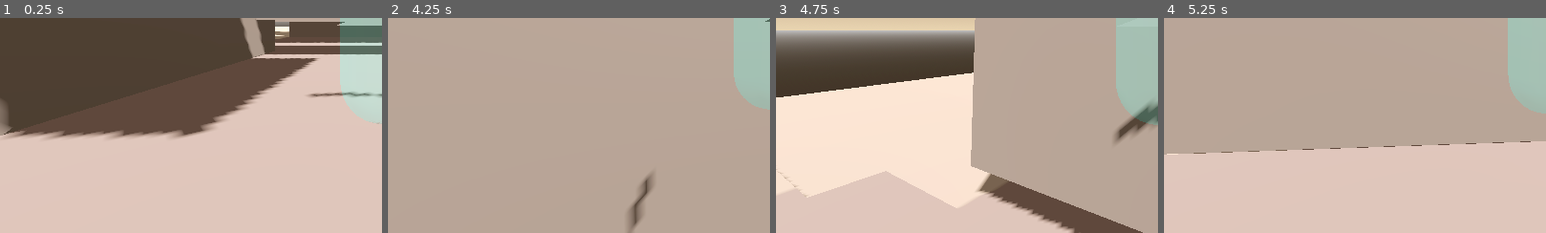
Above: before the commit, frames 1-4 (left to right).
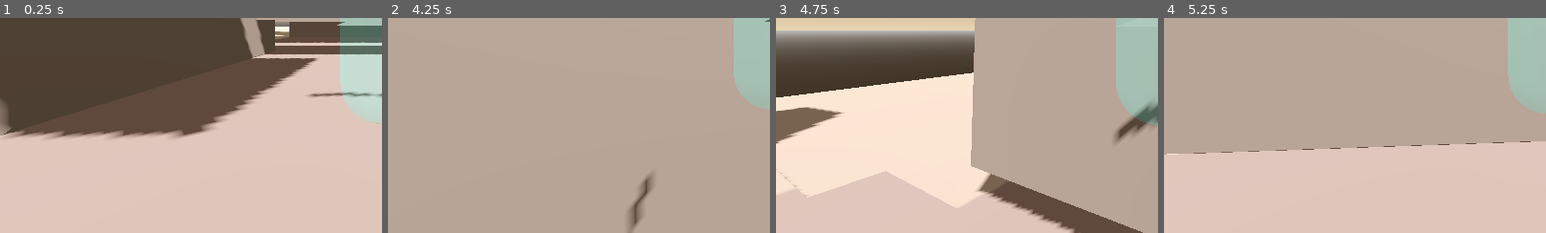
Above: after the commit, the same moments.

Repository: imawormeater/sorakaiquest
Game: Godot game, scene res://scenes/app.tscn
Same seed, same stepped clock (60 frames per second), same inputs: the game is played once before the commit and once after it.
Inputs (mouse positions are % of the whole screen's width and height, from its top left):
- Up to frame 1 (0.25 s): no input
- Up to frame 2 (4.25 s): move the mouse to (55, 50) at 0.52 s; hold W (movement_up) from 0.53 s (still down); tap Mouse wheel down (mw_down) at 0.6, 2.1, 3.6 s; tap Space (movement_jump) at 0.77, 1.52, 3.02, 3.77 s; move the mouse to (45, 50) at 1.27 s; tap Mouse wheel up (mw_up) at 1.35, 2.85 s; move the mouse to (52, 48) at 2.02 s; move the mouse to (49, 52) at 2.77 s; move the mouse to (57, 51) at 3.52 s
- Up to frame 3 (4.75 s): keep holding W (movement_up); move the mouse to (42, 49) at 4.27 s; tap Mouse wheel up (mw_up) at 4.35 s; tap Space (movement_jump) at 4.52 s
- Up to frame 4 (5.25 s): keep holding W (movement_up); move the mouse to (51, 50) at 5.02 s; tap Mouse wheel down (mw_down) at 5.1 s
The pictures show only the part of the screen within x 0-50%, y 50-100%; the shares and areas given below are measured in that part.

Frames 1-2 are identical in both runs. In frame 3, 1.6% of the frame differs, in the area x 0-18%, y 41-59%; in frame 4, nothing differs.

Commit message:
fixed normals of raycasts

Diff:
--- a/scenes/MainGameState.tscn
+++ b/scenes/MainGameState.tscn
@@ -60,6 +60,24 @@
 [node name="Node3D8" parent="." instance=ExtResource("1_moayy")]
 transform = Transform3D(3.0576, 0, 0, 0, 5.26299, 0, 0, 0, 5.62932, 18.2378, 4.90663, 0.90365)
 
+[node name="Node3D13" parent="." instance=ExtResource("1_moayy")]
+transform = Transform3D(3.75098, -2.66268, 0, 0.959949, 10.4044, 0, 0, 0, 5.62932, -12.5121, 4.90663, 0.90365)
+
+[node name="Node3D14" parent="." instance=ExtResource("1_moayy")]
+transform = Transform3D(3.89562, 0.171495, 0, 0.996965, -0.670113, 0, 0, 0, 7.18154, -8.60942, 2.73156, 6.89429)
+
+[node name="Node3D15" parent="." instance=ExtResource("1_moayy")]
+transform = Transform3D(3.75813, 0.18919, -1.63352, 0.986474, -0.663062, -1.03906, 1.03591, -0.054935, 6.91567, -5.42307, 5.07229, 6.89429)
+
+[node name="Node3D16" parent="." instance=ExtResource("1_moayy")]
+transform = Transform3D(-7.53965, 2.15996, 0, -1.18068, -13.7932, 0, 0, 0, -4.70655, 2.12791, 5.49425, 16.9114)
+
+[node name="Node3D17" parent="." instance=ExtResource("1_moayy")]
+transform = Transform3D(-7.53965, 2.15996, 0, -1.18068, -13.7932, 0, 0, 0, -4.70655, 12.5815, 5.49425, 16.8143)
+
+[node name="Node3D18" parent="." instance=ExtResource("1_moayy")]
+transform = Transform3D(-6.39572, 0, -4.11459e-07, 0, 0.139508, 0, 5.59131e-07, 0, -4.70655, 10.8934, 11.7396, 16.8143)
+
 [node name="Sorakai" parent="." instance=ExtResource("2_ntxhb")]
 transform = Transform3D(1, 0, 0, 0, 1, 0, 0, 0, 1, 0, 0, 0.999)
 
--- a/scripts/player_sorakai.gd
+++ b/scripts/player_sorakai.gd
@@ -105,6 +105,8 @@
 	exitwallclimb = 0.05
 	griptimer = 0.05
 	jumpbuffer = -1
+	visual.rotation.x = 0
+	visual.rotation.z = 0
 	jumping = true
 
 func checkHang() -> bool:
@@ -116,12 +118,13 @@
 
 func hangInit() -> void:
 	if checkHang() and griptimer < 0 and velocity.y != 0:
-		var topPosition = hang_topCast.get_collision_point()
-		var frontPosition = hang_frontCast.get_collision_point()
-		visual.look_at(global_position - hang_frontCast.get_collision_normal())
-		global_position = Vector3(frontPosition.x,topPosition.y - 0.5,frontPosition.z) + (visual.global_basis.z * 0.45)
-		velocity = Vector3.ZERO
-		state = States.Hang
+		if absf(hang_frontCast.get_collision_normal().y) < 0.2:
+			var topPosition = hang_topCast.get_collision_point()
+			var frontPosition = hang_frontCast.get_collision_point()
+			visual.look_at(global_position - hang_frontCast.get_collision_normal())
+			global_position = Vector3(frontPosition.x,topPosition.y - 0.5,frontPosition.z) + (visual.global_basis.z * 0.45)
+			velocity = Vector3.ZERO
+			state = States.Hang
 
 func _physics_process(delta: float) -> void:
 	do_timers(delta)
@@ -165,12 +168,14 @@
 		if onFloor != is_on_floor() and velocity.y < 0:#was on floor but now not
 			coyotejump = coyotejumpInit
 		if facecast.is_colliding() and velocity.y != 0 and exitwallclimb < 0:
-			state = States.Wall
+			if absf(facecast.get_collision_normal().y) < 0.2:
+				state = States.Wall
 		hangInit()
 
 
 	if state == States.Wall:
 		var facecastnormal = facecast.get_collision_normal()
+
 		visual.look_at(global_position - facecastnormal)
 		velocity.y += jump_grav * 0.5 * delta
 		velocity.y = clampf(velocity.y,jump_grav * 0.2,9999)
@@ -187,6 +192,8 @@
 		if not facecast.is_colliding() or is_on_floor():
 			exitwallclimb = exitwallclimbinit
 			state = States.Free
+			visual.rotation.x = 0
+			visual.rotation.z = 0
 			return
 		hangInit()
 
@@ -197,6 +204,8 @@
 		if not checkHang():
 			griptimer = griptimerinit
 			state = States.Free
+			visual.rotation.x = 0
+			visual.rotation.z = 0
 			return
 		if pressedJump:
 			state = States.Free
